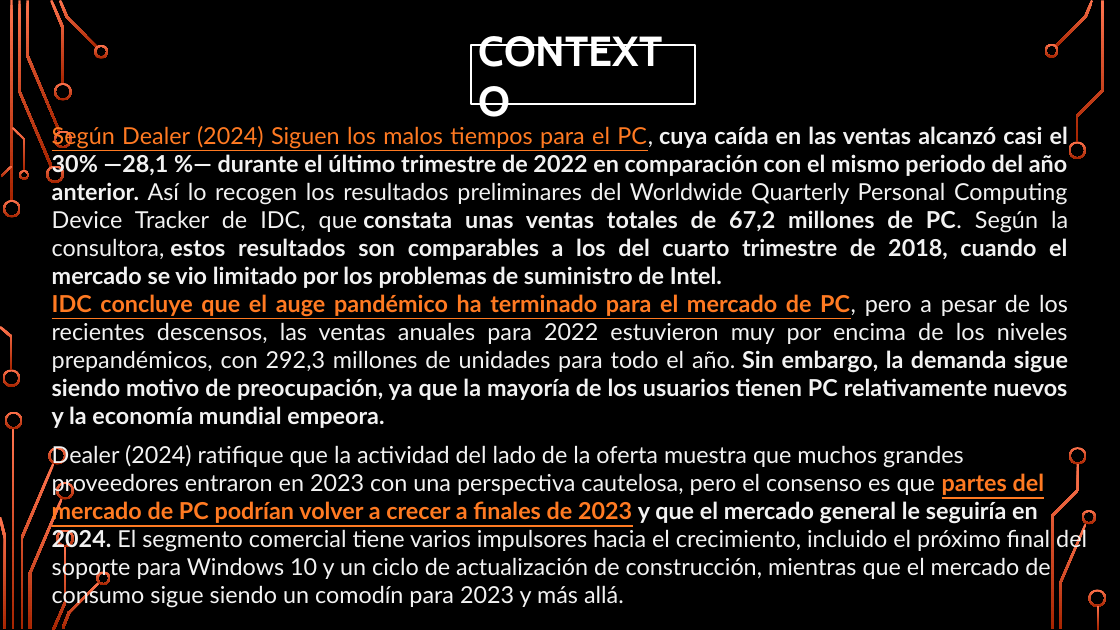
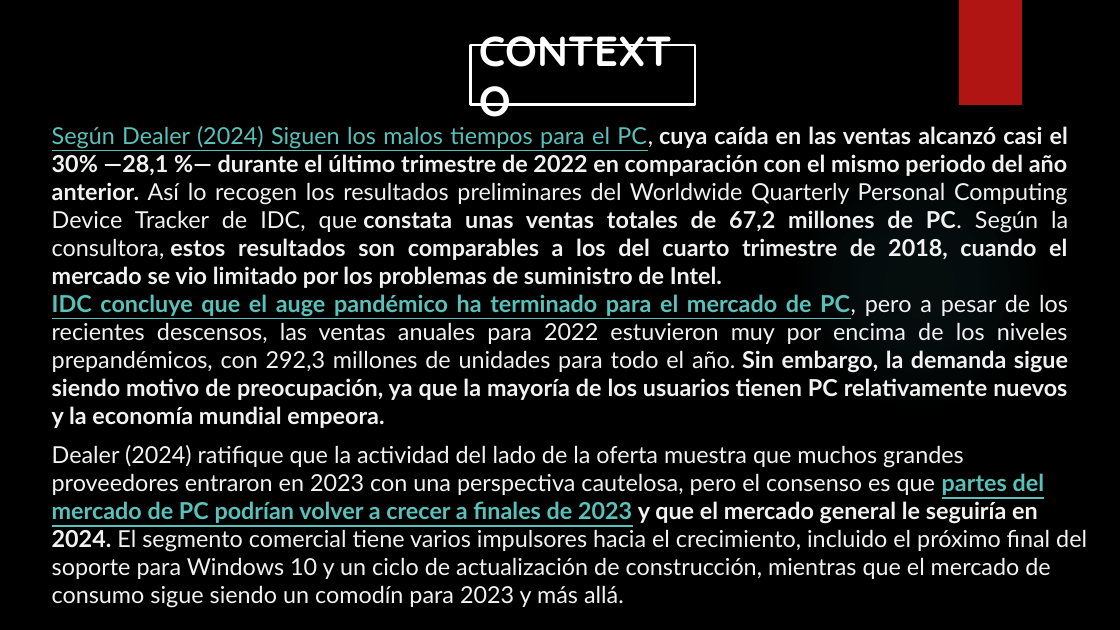
Before and after one commit to Isaac244/Proyecto_Machine_Learning, a slide deck: slide 2 of PROYECTO-MACHINE-LEARNING.pptx. Drawn at 1120x630 pixels with LibreOffice and Linux fonts; fonts in the diff are those of the drawing; background and template pictures are left out. Boxes give left, top, right and bottom in pixels: in the first picture for what was removed or moved away, otherwise in the second. Text is boxed around its words. In the diff, an @@ line names an element or a change of style, - is before the commit and + after.

```diff
--- a/PROYECTO-MACHINE-LEARNING.pptx
+++ b/PROYECTO-MACHINE-LEARNING.pptx
@@ rectangle added at (x1=959, y1=0, x2=1022, y2=105), fill #B01513 @@
@@ rectangle "CONTEXTO" at (x1=471, y1=45, x2=695, y2=105): font Cabin to Quicksand; outline #FFFFFF 1.75 pt to #FFFFFF 2.25 pt @@
@@ text "Según Dealer (2024) Siguen los ..." at (x1=52, y1=126, x2=1068, y2=428): text colour #FF7A22 to #58C1BA in "Según Dealer (2024) Siguen los malos tiempos ...", "IDC concluye que el auge pandémico ha ..." @@
@@ ellipse added at (x1=791, y1=154, x2=1049, y2=413), fill gradient #50B9C1 @@
@@ text "Dealer (2024) ratifique que la ..." at (x1=52, y1=445, x2=1087, y2=608): text colour #FF7A22 to #58C1BA in "partes del mercado de PC podrían volver ..." @@
@@ group removed at (x1=0, y1=0, x2=1107, y2=630): 33 freeform shapes, 3 rectangles @@
```
Also in this commit, not shown: 7 other slides changed, 4 slides added, 4 slides removed, 1 other file.
